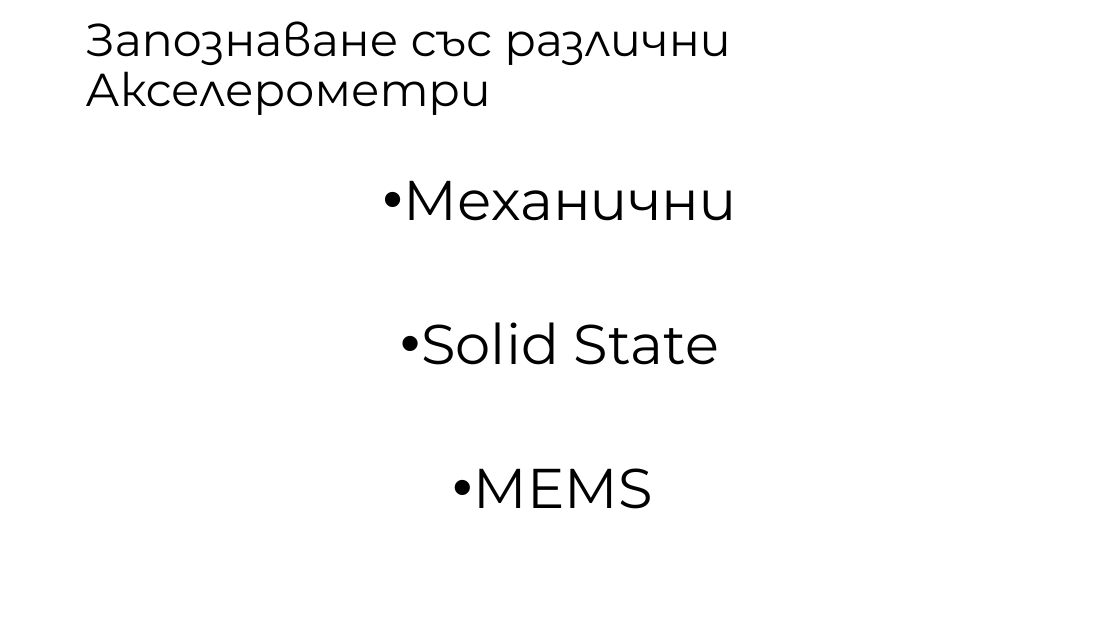
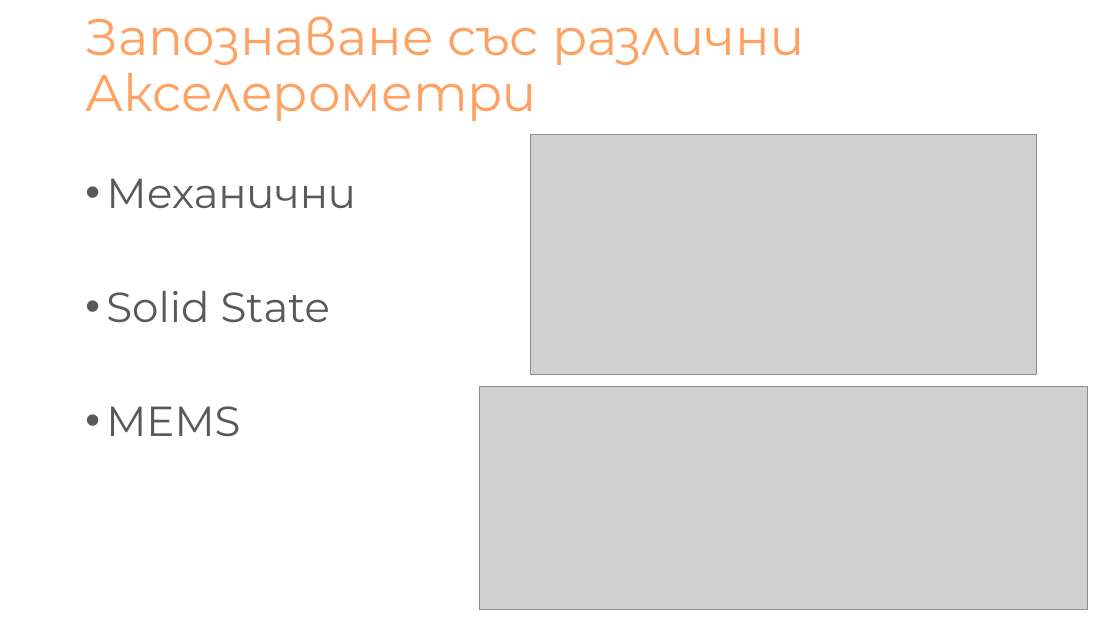
Before and after one commit to NikolaTotev/AMMRP-Course-Project, a slide deck: slide 3 of Presentation Materials/Калибриране на MEMS Акселерометри.pptx. Drawn at 1120x630 pixels with LibreOffice and Linux fonts; fonts in the diff are those of the drawing; grey boxes stand for pictures. Boxes give left, top, right and bottom in pixels: in the first picture for what was removed or moved away, otherwise in the second. Text is boxed around its words. In the diff, an @@ line names an element or a change of style, - is before the commit and + after.

```diff
--- a/Presentation Materials/Калибриране на MEMS Акселерометри.pptx
+++ b/Presentation Materials/Калибриране на MEMS Акселерометри.pptx
@@ title "Запознаване със различни Акселерометри" at <box>85,16,804,121</box>: size 39.6 to 44.1 pt, text colour #000000 to #FFA161 @@
@@ picture added at <box>530,134,1037,375</box> @@
@@ text "Механични" at <box>106,178,356,436</box>: size 48 to 36 pt, text colour #000000 to #595959; alignment centre to left @@
@@ picture added at <box>479,386,1087,609</box> @@
```
Also in this commit, not shown: 9 other slides changed, 1 slide added, 7 other files.
